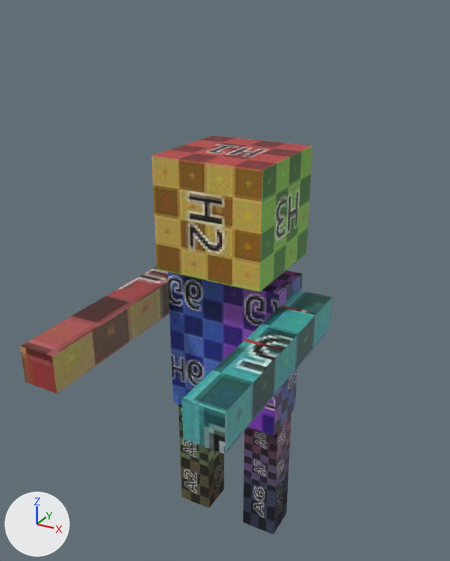
The Blender file Assets/Models/Player/Player Model.blend: old version first, new version second.
One viewpoint serves both versions: a 50 mm camera at (2.21, -4.18, 2.25) aimed at (0.1, -0.34, 0.33). Every picture has the same lights, and +X, +Y and +Z are marked at lower left.
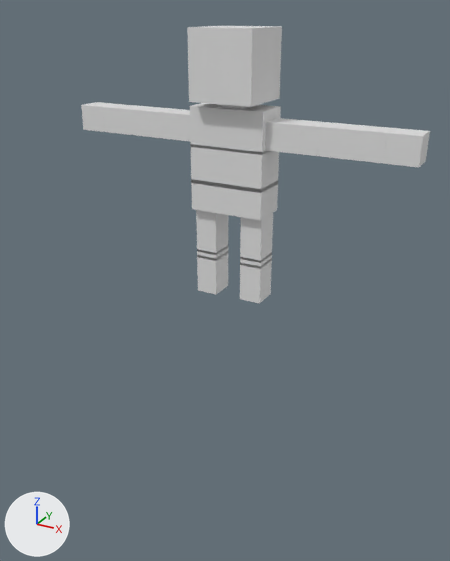
Where the change shows, as pixel boxes [x1, y1, x2, y2] in the pictures (450 x 561 px):
'Cube', surface changed, reshaped, moved, rescaled (12% wider, 30% shorter): before [20, 135, 332, 534]; after [81, 26, 430, 304]
part 1 of me_cube_007, added: after [164, 109, 190, 141]
part 2 of me_cube_007, added: after [150, 108, 176, 139]
part 3 of me_cube_007, added: after [103, 104, 162, 137]
part 4 of me_cube_007, added: after [81, 102, 116, 132]
part 5 of me_cube_007, added: after [217, 104, 247, 109]
part 6 of me_cube_007, added: after [190, 103, 281, 154]
part 7 of me_cube_007, added: after [190, 144, 279, 193]
part 8 of me_cube_007, added: after [191, 180, 278, 221]
part 9 of me_cube_007, added: after [196, 210, 229, 254]
part 10 of me_cube_007, added: after [197, 245, 228, 261]
part 11 of me_cube_007, added: after [197, 253, 228, 295]
part 12 of me_cube_007, added: after [240, 213, 273, 263]
part 13 of me_cube_007, added: after [240, 253, 272, 269]
part 14 of me_cube_007, added: after [240, 260, 272, 304]
part 15 of me_cube_007, added: after [265, 118, 311, 154]
part 16 of me_cube_007, added: after [300, 121, 330, 156]
part 17 of me_cube_007, added: after [318, 122, 394, 164]
part 18 of me_cube_007, added: after [384, 128, 430, 167]
part 19 of me_cube_007, added: after [187, 26, 282, 107]
part 20 of me_cube_007, deleted (cyan): before [182, 290, 332, 454]
part 21 of me_cube_007, deleted: before [20, 266, 170, 393]
part 22 of me_cube_007, deleted: before [243, 412, 292, 534]
part 23 of me_cube_007, deleted: before [178, 404, 224, 508]
part 24 of me_cube_007, deleted: before [168, 270, 302, 436]

What changed in the scene script:
```text
Change mat_material:
    remove mat_material.texture = img_character
    add mat_material.base_color = (0.8, 0.8, 0.8)  # white #e7e7e7
Change me_cube_007:
    where me_cube_007.from_pydata(...)  # 148 vertices, 124 faces, 4 loose edges; spans x -1.74..1.78, y -3.57..1.0, z -6.72..1.0
    used by ob_cube; location = (0.0, 0.0, 0.8); scale = (0.45, 0.45, 0.45)
    me_cube_007 part 1: a new loose piece, a box spanning x -2.35..-1.18, y -0.42..0.42, z -0.78..0.06, in mat_material (white #e7e7e7)
    me_cube_007 part 2: a new loose piece, a box spanning x -2.89..-2.35, y -0.42..0.42, z -0.78..0.06, in mat_material (white #e7e7e7)
    me_cube_007 part 3: a new loose piece, a box spanning x -4.81..-2.89, y -0.42..0.42, z -0.78..0.06, in mat_material (white #e7e7e7)
    me_cube_007 part 4: a new loose piece, a box spanning x -5.76..-4.81, y -0.42..0.42, z -0.78..0.06, in mat_material (white #e7e7e7)
    me_cube_007 part 5: a new loose piece, a box spanning x -0.42..0.42, y -0.42..0.42, z 0.04..0.88, in mat_material (white #e7e7e7)
    me_cube_007 part 6: a new loose piece, a box spanning x -1.25..1.25, y -0.63..0.63, z -0.89..0.36, in mat_material (white #e7e7e7)
    me_cube_007 part 7: a new loose piece, a box spanning x -1.25..1.25, y -0.63..0.63, z -2.06..-0.81, in mat_material (white #e7e7e7)
    me_cube_007 part 8: a new loose piece, a box spanning x -1.25..1.25, y -0.63..0.63, z -2.93..-1.93, in mat_material (white #e7e7e7)
    me_cube_007 part 9: a new loose piece, a box spanning x -1.2..-0.46, y -0.44..0.44, z -4.48..-2.89, in mat_material (white #e7e7e7)
    me_cube_007 part 10: a new loose piece, a box spanning x -1.2..-0.46, y -0.44..0.44, z -4.68..-4.39, in mat_material (white #e7e7e7)
    me_cube_007 part 11: a new loose piece, a box spanning x -1.2..-0.46, y -0.44..0.44, z -5.93..-4.6, in mat_material (white #e7e7e7)
    me_cube_007 part 12: a new loose piece, a box spanning x 0.46..1.2, y -0.44..0.44, z -4.43..-2.85, in mat_material (white #e7e7e7)
    me_cube_007 part 13: a new loose piece, a box spanning x 0.46..1.2, y -0.44..0.44, z -4.64..-4.35, in mat_material (white #e7e7e7)
    me_cube_007 part 14: a new loose piece, a box spanning x 0.46..1.2, y -0.44..0.44, z -5.89..-4.56, in mat_material (white #e7e7e7)
    me_cube_007 part 15: a new loose piece, a box spanning x 1.22..2.38, y -0.42..0.42, z -0.79..0.05, in mat_material (white #e7e7e7)
    me_cube_007 part 16: a new loose piece, a box spanning x 2.38..2.92, y -0.42..0.42, z -0.79..0.05, in mat_material (white #e7e7e7)
    me_cube_007 part 17: a new loose piece, a box spanning x 2.93..4.84, y -0.42..0.42, z -0.79..0.05, in mat_material (white #e7e7e7)
    me_cube_007 part 18: a new loose piece, a box spanning x 4.84..5.8, y -0.42..0.42, z -0.79..0.05, in mat_material (white #e7e7e7)
    me_cube_007 part 19: a new loose piece, a box spanning x -1.04..1.04, y -0.99..0.99, z 0.54..2.61, in mat_material (white #e7e7e7)
    me_cube_007 part 20: the loose piece of 41 vertices spanning x 1.11..1.78, y -3.57..0.34, z -2.1..-1.46 is deleted
    me_cube_007 part 21: the loose piece of 40 vertices spanning x -1.74..-1.1, y -3.57..0.34, z -2.1..-1.46 is deleted
    me_cube_007 part 22: the loose piece of 20 vertices spanning x 0.43..1.13, y -0.34..0.33, z -6.72..-4.11 is deleted
    me_cube_007 part 23: the loose piece of 20 vertices spanning x -1.1..-0.4, y -0.34..0.33, z -6.72..-4.11 is deleted
    me_cube_007 part 24: the loose piece of 11 vertices spanning x -1.1..1.13, y -0.51..0.51, z -4.11..-1.2 is deleted
    me_cube_007 part 25: the loose piece of 8 vertices spanning x -1.0..1.0, y -1.0..1.0, z -1.0..1.0 is deleted
Change ob_cube:
    ob_cube.location: (0.0, 0.0, 0.8) -> (0.0, 0.0, 1.49)
    ob_cube.scale: (0.45, 0.45, 0.45) -> (0.24, 0.24, 0.24)
```
